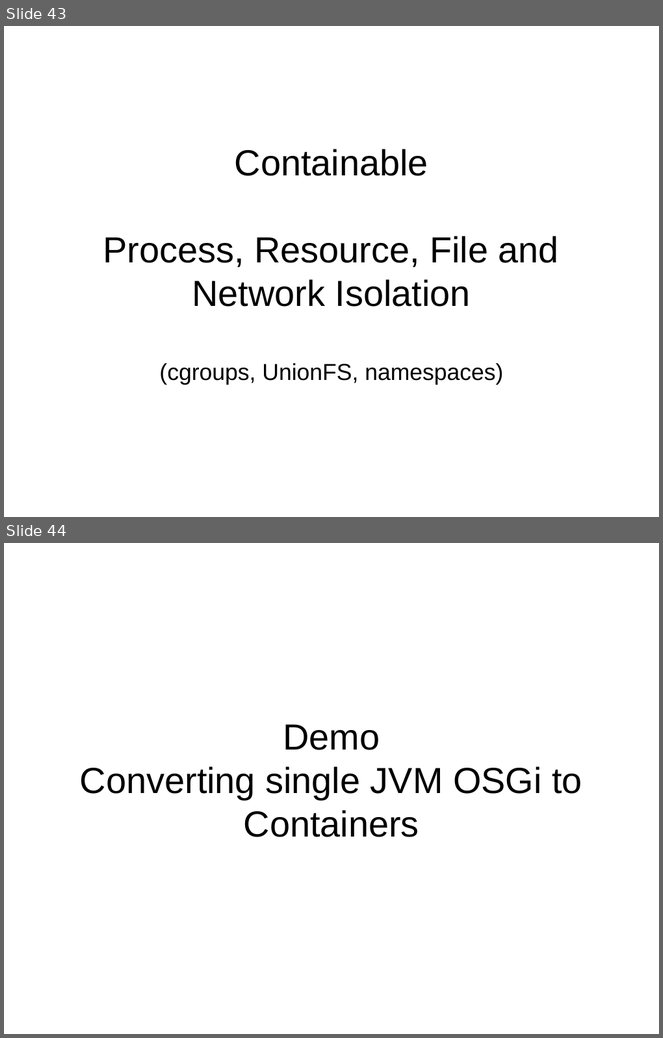
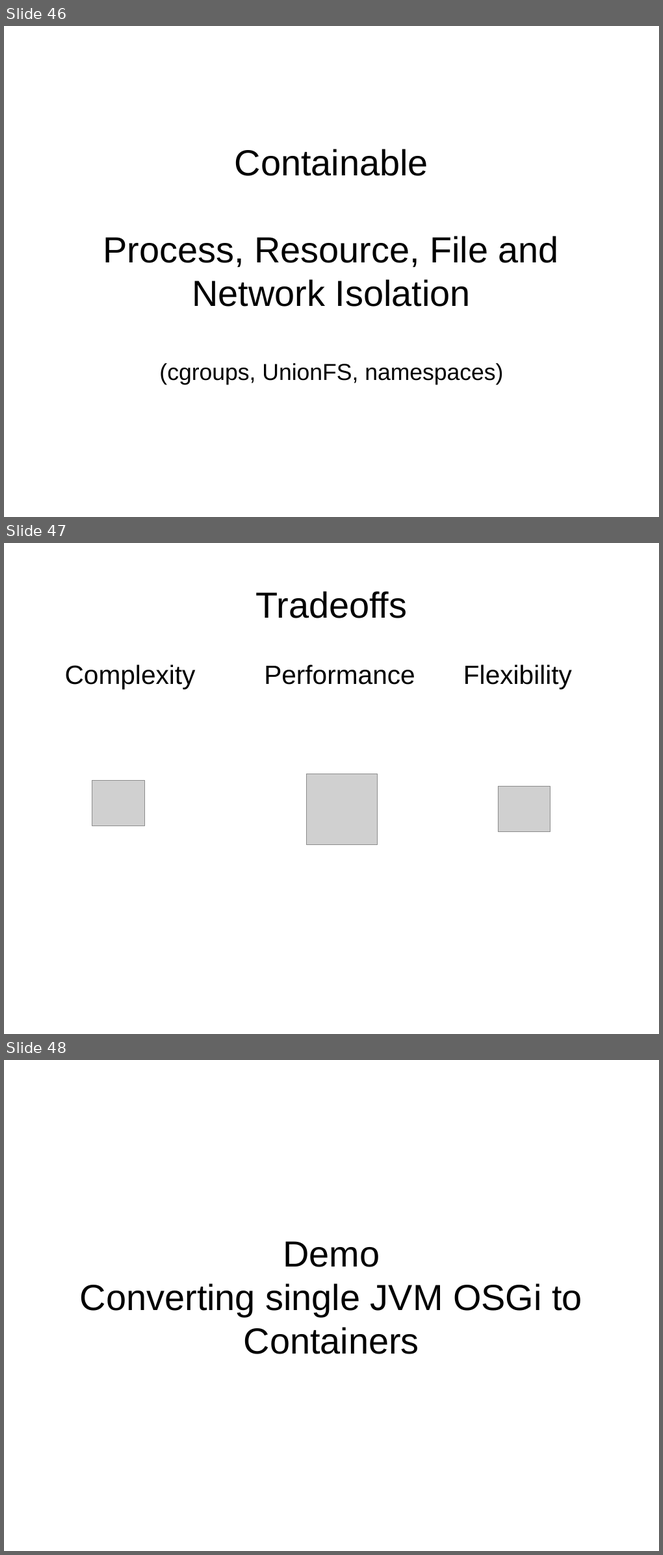
Before and after one commit to bobpaulin/whats-my-modularity, a slide deck: presentation/WhatsMyModularity.odp. Shown one above the other, each under a label of ours: slides 43 and 44 before the commit, slides 46, 47 and 48 after it. The pictures are 663x1038 and 663x1555 pixels, drawn with LibreOffice and Linux fonts; fonts in the diff are those of the drawing; grey boxes stand for pictures. Boxes give left, top, right and bottom in pixels: in the first picture for what was removed or moved away, otherwise in the second. Text is boxed around its words. In the diff, an @@ line names an element or a change of style, - is before the commit and + after.

```diff
--- a/presentation/WhatsMyModularity.odp
+++ b/presentation/WhatsMyModularity.odp
@@ slide 47 added at (x1=4, y1=543, x2=659, y2=1034), background #FFFFFF @@
@@ title added at (x1=256, y1=591, x2=407, y2=618), 44 pt, text #000000 @@
+Tradeoffs
@@ text added at (x1=65, y1=665, x2=196, y2=689), 32 pt, text #000000 @@
+Complexity
@@ text added at (x1=264, y1=665, x2=415, y2=685), 32 pt, text #000000 @@
+Performance
@@ text added at (x1=464, y1=665, x2=572, y2=689), 32 pt, text #000000 @@
+Flexibility
@@ picture added at (x1=307, y1=774, x2=378, y2=845) @@
@@ picture added at (x1=92, y1=781, x2=145, y2=826) @@
@@ picture added at (x1=498, y1=787, x2=551, y2=832) @@
@@ what was slide 43 is now slide 46 @@
@@ what was slide 44 is now slide 48 @@
```
Also in this commit, not shown: 20 slides changed, 6 other slides added, 3 slides removed.
